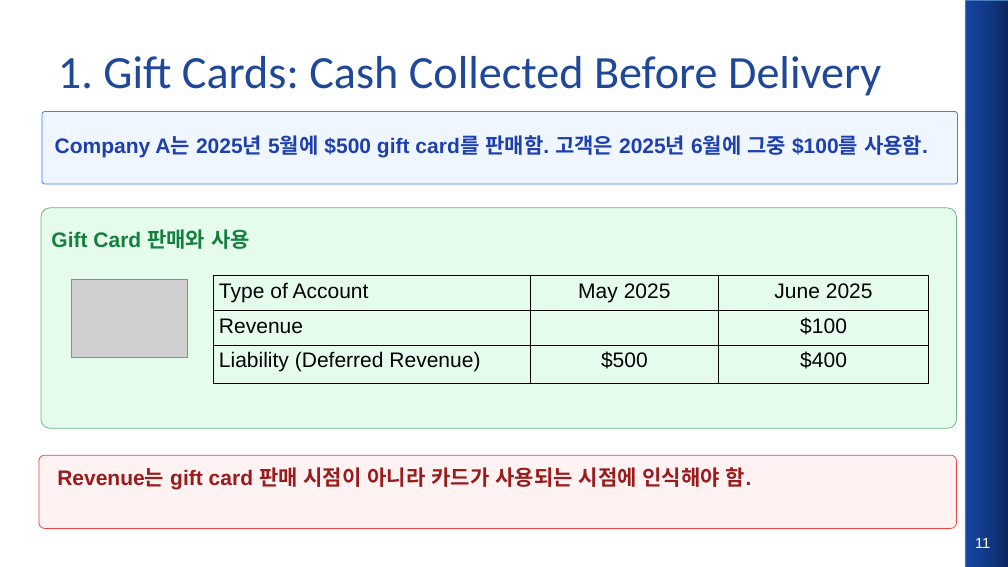
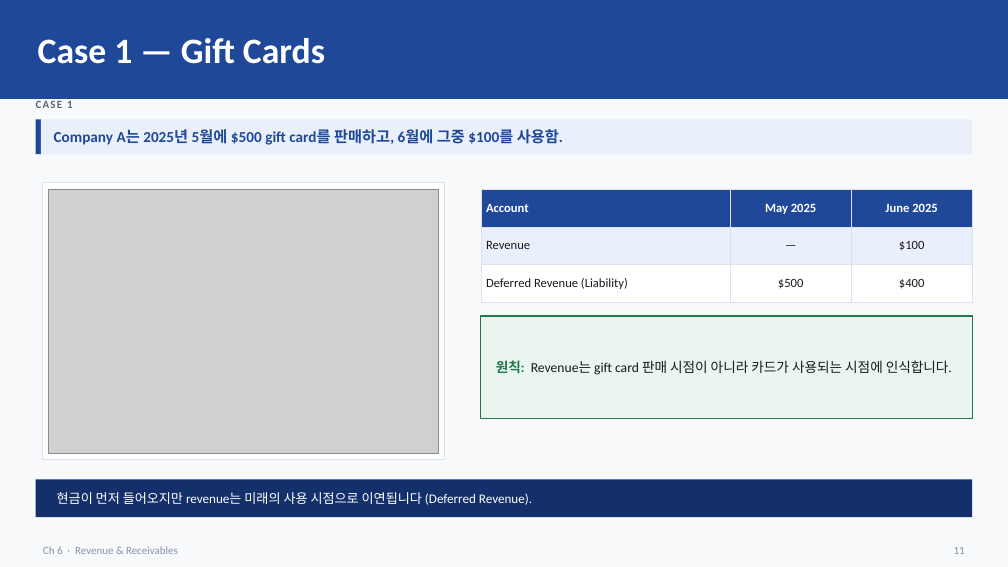
Before and after one commit to keejae/financial-accounting, a slide deck: slide 11 of files/week2/korean/Wk2_L7_slides.pptx. Drawn at 1008x567 pixels with LibreOffice and Linux fonts; fonts in the diff are those of the drawing; grey boxes stand for pictures. Boxes give left, top, right and bottom in pixels: in the first picture for what was removed or moved away, otherwise in the second. Text is boxed around its words. In the diff, an @@ line names an element or a change of style, - is before the commit and + after.

```diff
--- a/files/week2/korean/Wk2_L7_slides.pptx
+++ b/files/week2/korean/Wk2_L7_slides.pptx
@@ background #FFFFFF to #F8F9FB @@
@@ rectangle added at (0,0,1008,99), fill #1F4899 @@
@@ rectangle removed at (966,0,1008,567) @@
@@ text at (38,38,325,64): text changed; size 44 to 34 pt; text colour #1F4899 to #FFFFFF; bold on @@
-1. Gift Cards: Cash Collected Before Delivery
+Case 1 — Gift Cards
@@ rectangle added at (36,119,41,154), fill #1F4899 @@
@@ text added at (36,101,73,108), 10.5 pt, text #5A6474, bold @@
+CASE 1
@@ rectangle added at (41,119,972,154), fill #EAF0FB @@
@@ rounded rectangle removed at (42,112,958,185) @@
@@ text "Company A는 2025년 5월에 $500 ..." at (54,129,563,145): vertical alignment top to middle @@
@@ text at (54,129,563,145): text changed; size 20 to 14.5 pt; font Arial to Calibri; text colour #1E40AF to #1F4899 @@
-Company A는 2025년 5월에 $500 gift card를 판매함. 고객은 2025년 6월에 그중 $100를 사용함.
+Company A는 2025년 5월에 $500 gift card를 판매하고, 6월에 그중 $100를 사용함.
@@ rounded rectangle removed at (41,208,957,429) @@
@@ rectangle added at (42,183,445,460), fill #FFFFFF, outline #DCE3EE 1 pt @@
@@ picture added at (48,189,439,454) @@
@@ table at (481,189,972,293) @@
-row 1, column 1: Type of Account
+row 1, column 1: Account
-row 2, column 2: 
+row 2, column 2: —
-row 3, column 1: Liability (Deferred Revenue)
+row 3, column 1: Deferred Revenue (Liability)
@@ fill none to #1F4899 in row 1 @@
@@ fill none to #EAF0FB in 2 cells @@
@@ fill none to #FFFFFF in row 3 @@
@@ size 20 to 12 pt, font Arial to Calibri in "May 2025", "June 2025", "Revenue", "$100" and 2 more places @@
@@ text colour #000000 to #FFFFFF, bold on in "May 2025", "June 2025" @@
@@ text colour #000000 to #1A1A1A in "Revenue", "$100", "$500", "$400" @@
@@ line spacing 1.15 to 1 @@
@@ less space between paragraphs @@
@@ borders changed @@
@@ table: place and size @@
-table at (213,275,929,383)
+table at (481,189,972,293)
@@ text removed at (51,229,250,249) @@
-Gift Card 판매와 사용
@@ picture removed at (72,279,188,357) @@
@@ rectangle added at (481,316,972,418), fill #E9F5EE, outline #1E7A4C 1 pt @@
@@ text "원칙: Revenue는 gift card 판매 ..." at (496,360,952,375): vertical alignment top to middle @@
@@ text at (496,360,952,375): text changed; size 20 to 13 pt; font Arial to Calibri; text colour #991B1B to #1A1A1A; bold off @@
-Revenue는 gift card 판매 시점이 아니라 카드가 사용되는 시점에 인식해야 함.
+원칙: Revenue는 gift card 판매 시점이 아니라 카드가 사용되는 시점에 인식합니다.
@@ rectangle added at (36,479,972,517), fill #14306B @@
@@ rounded rectangle removed at (39,455,957,529) @@
@@ text added at (57,492,532,505), 12.5 pt, text #FFFFFF @@
+현금이 먼저 들어오지만 revenue는 미래의 사용 시점으로 이연됩니다 (Deferred Revenue).
@@ text added at (43,546,178,554), 10.5 pt, text #8494AC @@
+Ch 6 · Revenue & Receivables
@@ text "11": place and size @@
-text "11" at (975,538,990,548)
+text "11" at (954,547,965,554)
@@ text "11" at (954,547,965,554): size 14 to 10.5 pt, font Arial to Calibri, text colour #FFFFFF to #8494AC; alignment centre to right; vertical alignment top to middle @@
```
Also in this commit, not shown: 16 other slides changed, 8 slides added, 7 slides removed, 7 other files.
